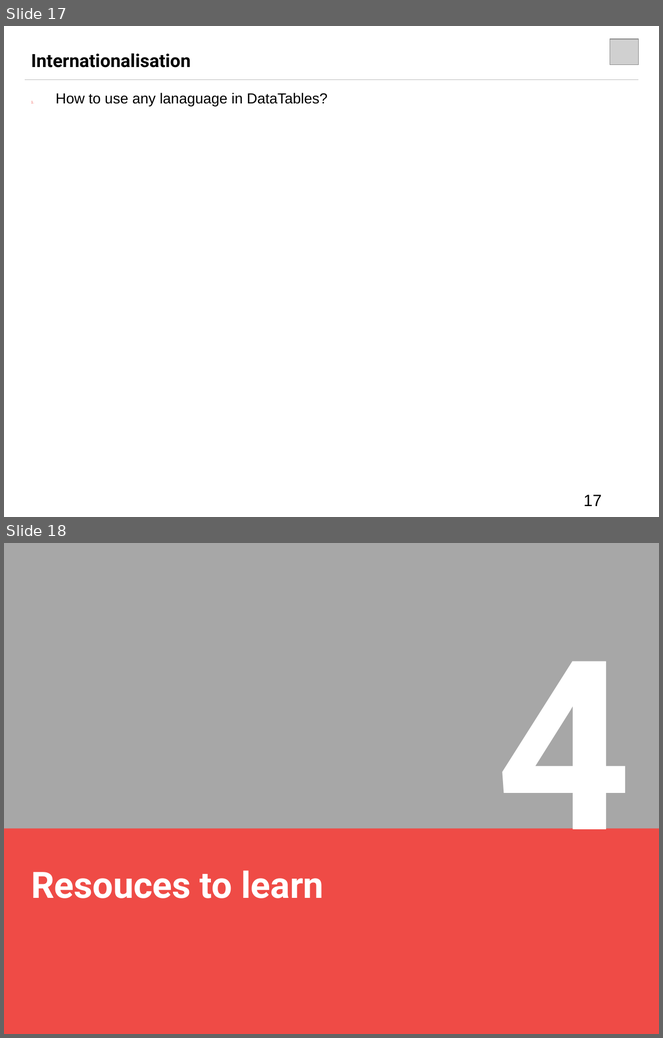
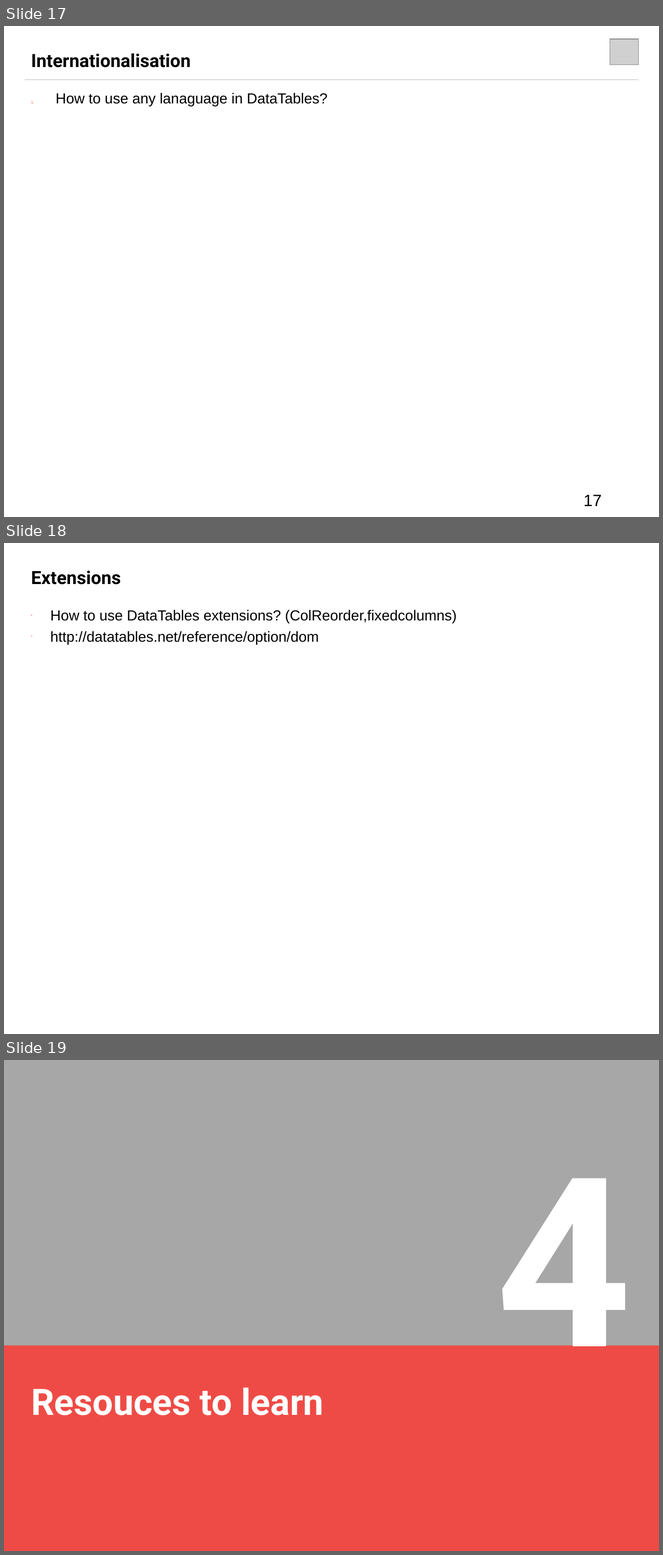
Before and after one commit to roostinghawk/datatables-demo, a slide deck: doc/ppt/DataTables_Introductioin.ppt. Shown one above the other, each under a label of ours: slides 17 and 18 before the commit, slides 17, 18 and 19 after it. The pictures are 663x1038 and 663x1555 pixels, drawn with LibreOffice and Linux fonts; fonts in the diff are those of the drawing; grey boxes stand for pictures. Boxes give left, top, right and bottom in pixels: in the first picture for what was removed or moved away, otherwise in the second. Text is boxed around its words. In the diff, an @@ line names an element or a change of style, - is before the commit and + after.

Commit message:
add extensions

```diff
--- a/doc/ppt/DataTables_Introductioin.ppt
+++ b/doc/ppt/DataTables_Introductioin.ppt
@@ slide 18 added at bbox=[4, 543, 659, 1034], background #FFFFFF @@
@@ title added at bbox=[31, 571, 121, 585], 20 pt, text #000000, bold @@
+Extensions
@@ text added at bbox=[50, 610, 457, 644], 16 pt, text #000000 @@
+• How to use DataTables extensions? (ColReorder,fixedcolumns)
+• http://datatables.net/reference/option/dom
@@ what was slide 18 is now slide 19 @@
```
Also in this commit, not shown: 1 slide changed, 40 other files.
